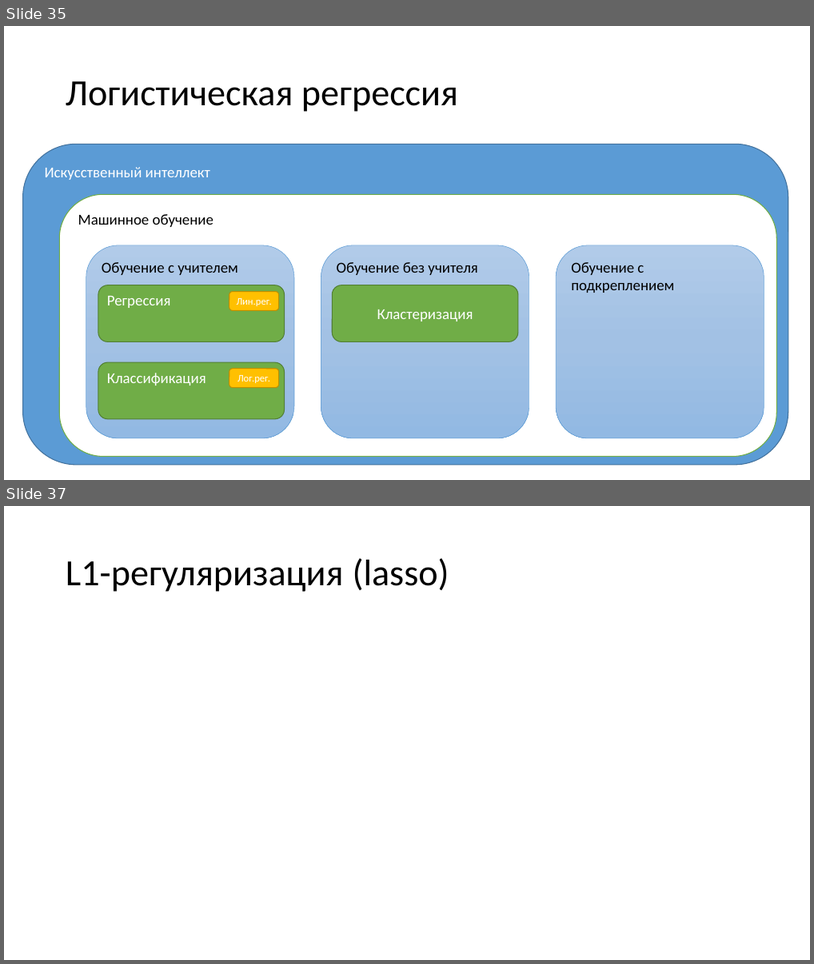
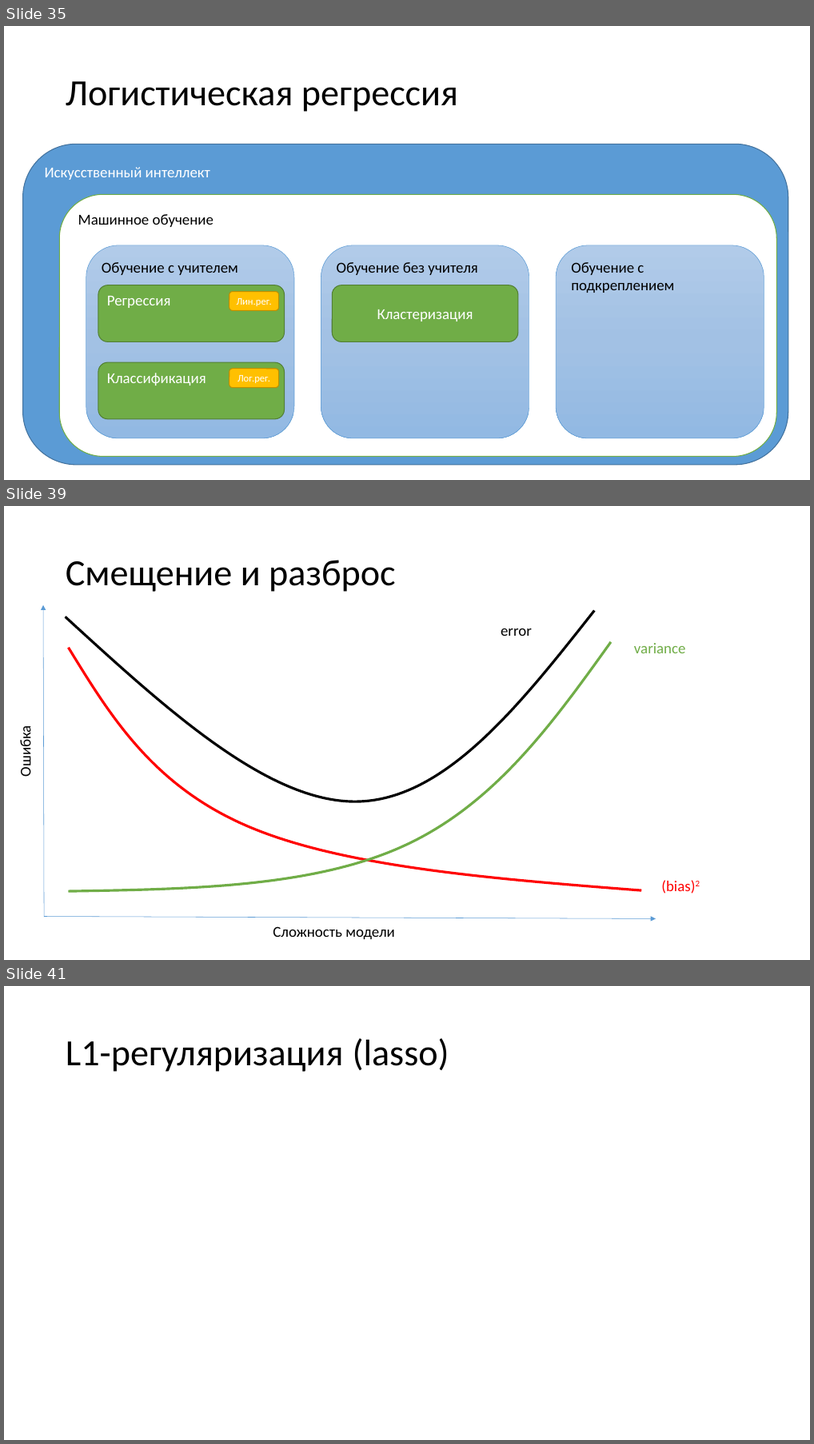
Before and after one commit to mosalov/AI_main_lectures, a slide deck: Лекция 4 21_10_2020.pptx. Shown one above the other, each under a label of ours: slides 35 and 37 before the commit, slides 35, 39 and 41 after it; the slides between them are not shown. The pictures are 814x964 and 814x1444 pixels, drawn with LibreOffice and Linux fonts; fonts in the diff are those of the drawing; grey boxes stand for pictures. Boxes give left, top, right and bottom in pixels: in the first picture for what was removed or moved away, otherwise in the second. Text is boxed around its words. In the diff, an @@ line names an element or a change of style, - is before the commit and + after.

```diff
--- a/Лекция 4 21_10_2020.pptx
+++ b/Лекция 4 21_10_2020.pptx
@@ slide 39 added at (x1=4, y1=506, x2=810, y2=960), background #FFFFFF @@
@@ title added at (x1=66, y1=560, x2=396, y2=592), 44 pt, text #000000 @@
+Смещение и разброс
@@ arrow added from (44, 916) to (43, 605), #5B9BD5 0.5 pt @@
@@ freeform shape added at (x1=65, y1=611, x2=594, y2=802), outline #000000 3 pt @@
@@ freeform shape added at (x1=68, y1=648, x2=642, y2=890), outline #FF0000 3 pt @@
@@ freeform shape added at (x1=68, y1=642, x2=610, y2=892), outline #70AD47 3 pt @@
@@ text added at (x1=501, y1=628, x2=532, y2=636), 18 pt, text #000000 @@
+error
@@ text added at (x1=634, y1=643, x2=686, y2=653), 18 pt, text #70AD47 @@
+variance
@@ text added at (x1=16, y1=730, x2=34, y2=775), 18 pt, text #000000 @@
+Ошибка
@@ text added at (x1=662, y1=880, x2=701, y2=893), 18 pt, text #FF0000 @@
+(bias)2
@@ arrow added from (44, 916) to (656, 919), #5B9BD5 0.5 pt @@
@@ text added at (x1=273, y1=926, x2=395, y2=939), 18 pt, text #000000 @@
+Сложность модели
@@ what was slide 37 is now slide 41 @@
```
Also in this commit, not shown: 2 slides changed, 12 other slides added, 1 slide removed, 2 other files.
